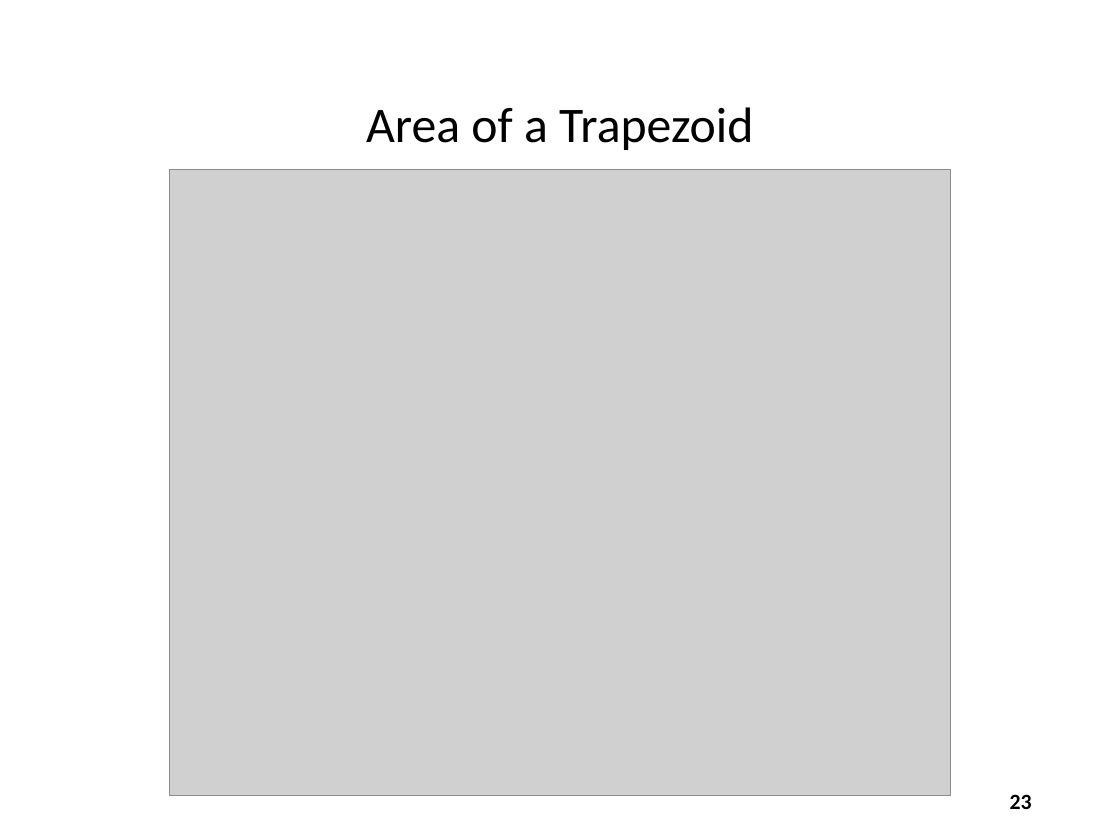
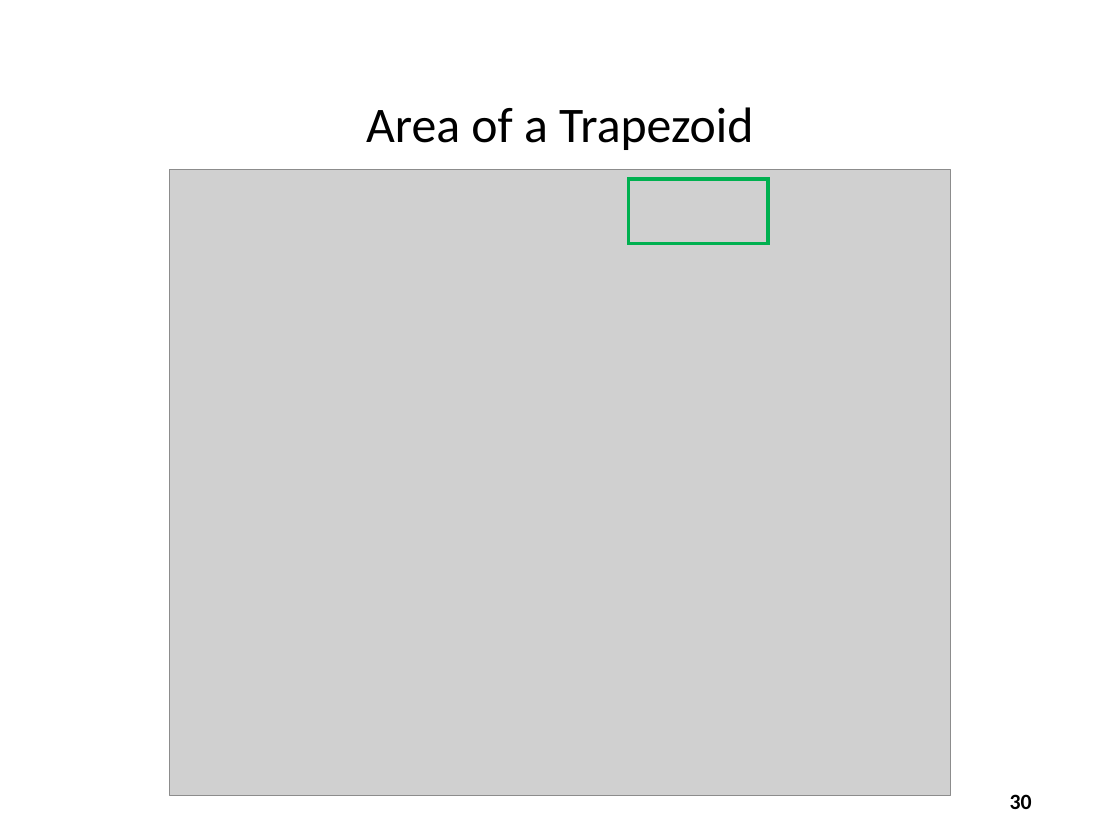
Before and after one commit to dbiersach/scicomp101, a slide deck: slide 30 of Session 07 - Trigonometry and Polar Graphs/Session 07 - Trigonometry and Polar Graphs.pptx (slide 23 before the commit). Drawn at 1120x840 pixels with LibreOffice and Linux fonts; fonts in the diff are those of the drawing; grey boxes stand for pictures. Boxes give left, top, right and bottom in pixels: in the first picture for what was removed or moved away, otherwise in the second. Text is boxed around its words. In the diff, an @@ line names an element or a change of style, - is before the commit and + after.

```diff
--- a/Session 07 - Trigonometry and Polar Graphs/Session 07 - Trigonometry and Polar Graphs.pptx
+++ b/Session 07 - Trigonometry and Polar Graphs/Session 07 - Trigonometry and Polar Graphs.pptx
@@ rectangle added at [628,179,768,244], outline #00B050 2.25 pt @@
@@ page number at [1010,794,1032,809]: text changed @@
-23
+30
```
Also in this commit, not shown: 17 other slides changed, 9 slides added, 1 slide removed, 1 other file.
